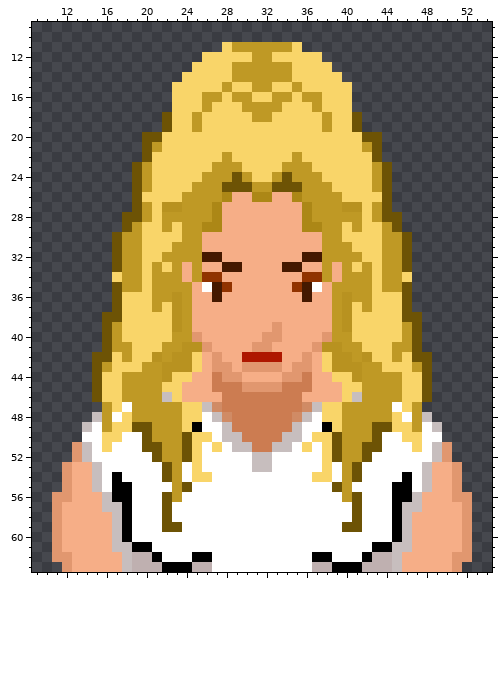
Two states of a pixel-art sprite, Ramen Shop Hero/Assets/Art/Portraits/Myla Redkey-1.png.png. The picture above is the old version.
The file is 128x128 pixels, drawn in blocks of 2x2; one block is one cell here. Colours within 5 levels of each other are drawn and written as one. Shown: x 9..54, y 9..63.
After:
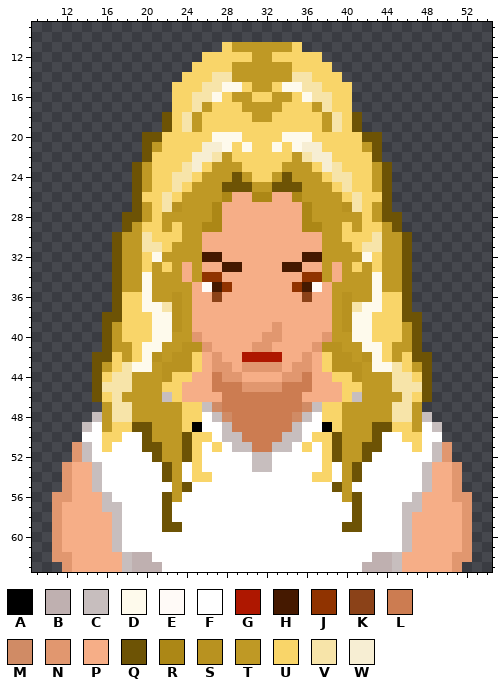
Palette (. is transparent): A #000000  B #bfb0b0  C #c7bebe  D #fefaec  E #fffaf7  F #ffffff  G #ae1700  H #451900  J #903300  K #8b4218  L #cc7c51  M #d08b65  N #e1976f  P #f6ae87  Q #6d5305  R #ac8716  S #b89220  T #bf9925  U #f9d569  V #f7e4a9  W #f7eed3
Difference:
Changed rows in their new state; - is an unchanged pixel.
first column x 16:
14 -----------VV------VV-----------
15 ----------VVDD----DDVV----------
16 ---------VVD--------DVV---------
17 ---------V------------V---------
18 --------V--------------V--------
19 --------V--------------V--------
20 -----------DDD----DDD-----------
21 ----------WWD-D--D-DWW----------
22 ---------WWV--------VWW---------
23 --------VW------------WV--------
24 -------VV--------------VV-------
25 -------V----------------V-------
26 ------V------------------V------
27 ------V------------------V------
30 ----V----------------------V----
31 ----VV--------------------VV----
32 -----D--------------------D-----
34 -Q--D----------------------D--Q-
35 ----D-----E----------E-----D----
36 ----D------K--------K------D----
37 ----DDV------------------VDD----
38 -----DD------------------DD-----
39 -----DD------------------DD-----
40 -----DD------------------DD-----
41 ----DD--------------------DD----
42 ----D----------------------D----
43 --VDD----------------------DDV--
44 -VV--------------------------VV-
45 VVV--------------------------VVV
46 -V----------------------------V-
47 -VV--------------------------VV-
48 -VV--------------------------VV-
first column x 17:
54 F----------------------------F
55 FF--------------------------FF
56 FF--------------------------FF
57 -F--------------------------F-
58 -F--------------------------F-
59 -F--------------------------F-
60 -F--------------------------F-
61 -FFF----------------------FFF-
62 ----F---FF----------FF---F----
63 -----FFFFF----------FFFFF-----
Pixel boxes of the changes (left, top, right, bottom) in both pictures:
changed: (102, 72, 422, 422)
changed: (112, 472, 212, 572)
changed: (312, 472, 412, 572)
